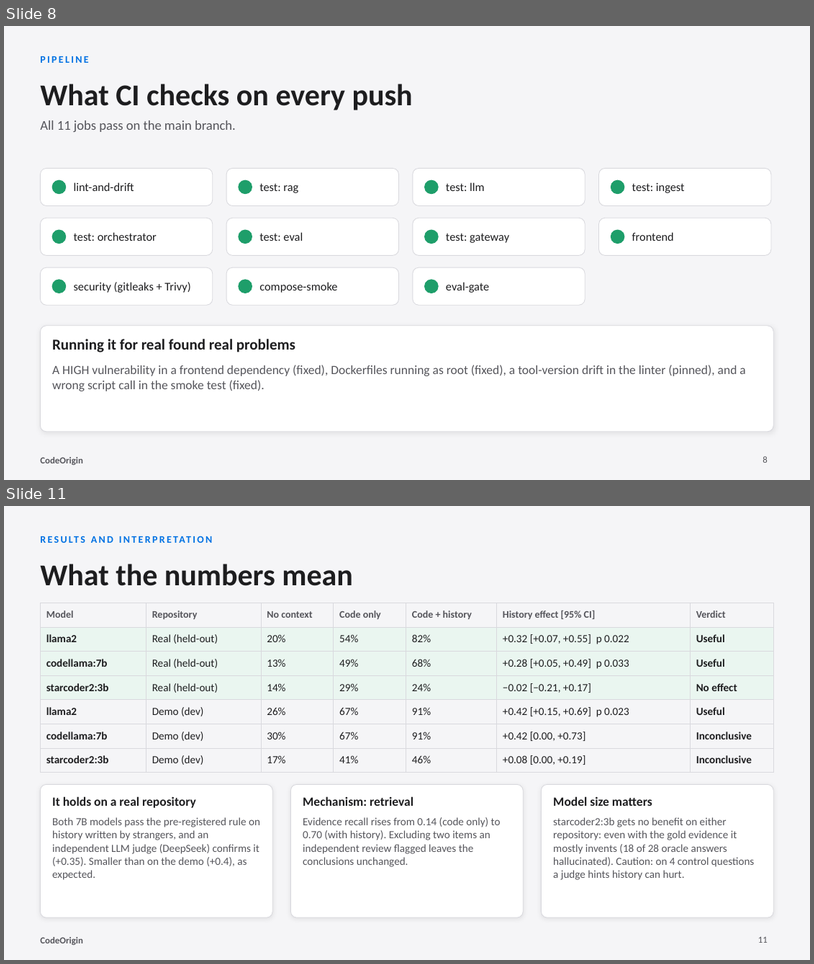
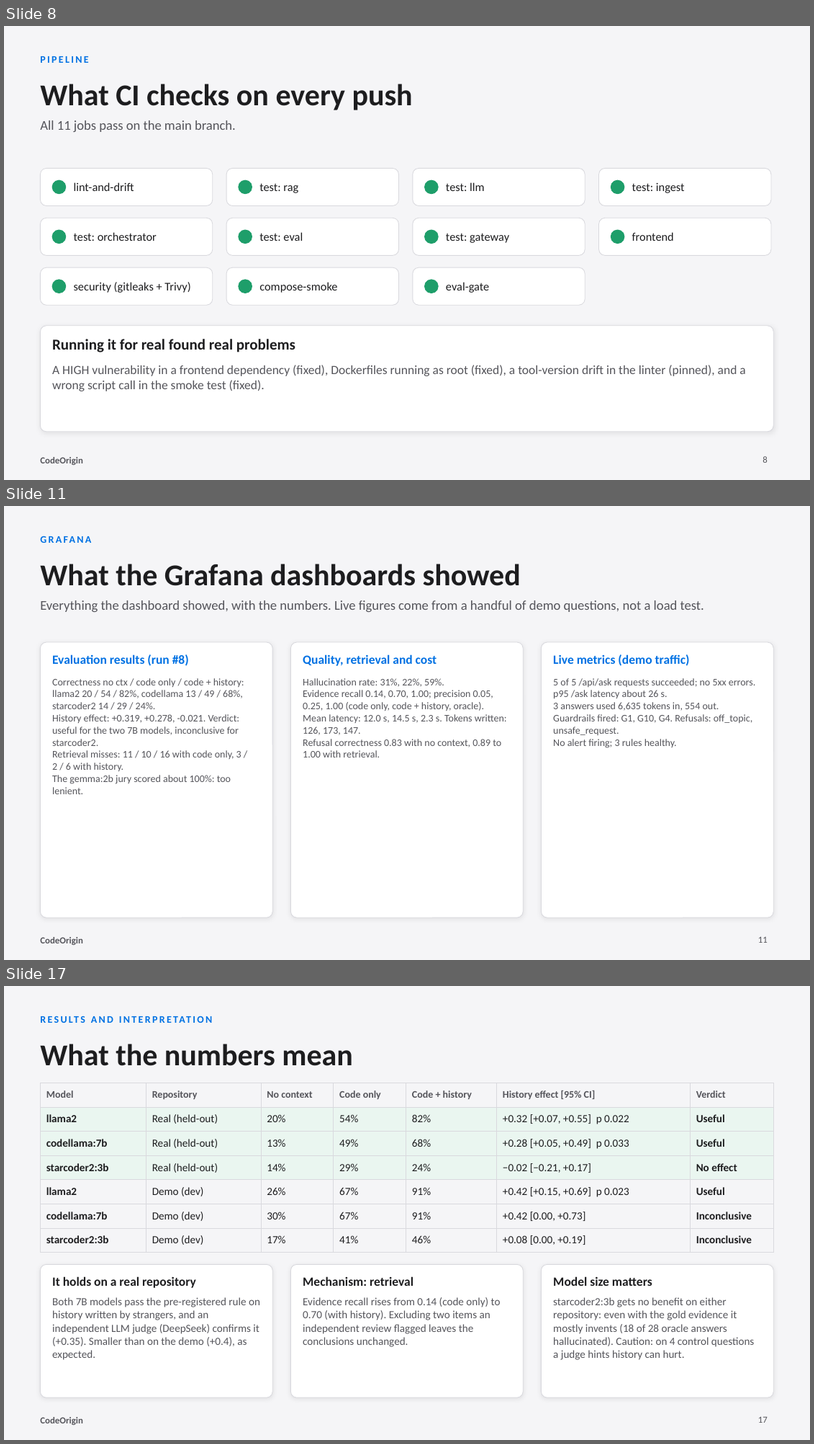
Before and after one commit to IATESPAGHETTI/Code_Origin, a slide deck: docs/CodeOrigin_presentation.pptx. Shown one above the other, each under a label of ours: slides 8 and 11 before the commit, slides 8, 11 and 17 after it; the slides between them are not shown. The pictures are 814x964 and 814x1444 pixels, drawn with LibreOffice and Linux fonts; fonts in the diff are those of the drawing. Boxes give left, top, right and bottom in pixels: in the first picture for what was removed or moved away, otherwise in the second. Text is boxed around its words. In the diff, an @@ line names an element or a change of style, - is before the commit and + after.

```diff
--- a/docs/CodeOrigin_presentation.pptx
+++ b/docs/CodeOrigin_presentation.pptx
@@ slide 11 added at (4,506,810,960), background #F5F5F7; not listed: 1 template element that a slide beside it also shows @@
@@ text added at (40,530,774,548), 12 pt, text #0071E3, bold @@
+GRAFANA
@@ text added at (40,564,521,586), 36 pt, text #1D1D1F, bold @@
+What the Grafana dashboards showed
@@ text added at (40,600,705,612), 16 pt, text #55555B @@
+Everything the dashboard showed, with the numbers. Live figures come from a handful of demo questions, not a load test.
@@ rounded rectangle added at (40,642,273,917), fill #FFFFFF, outline #D9D9DE 0.75 pt @@
@@ text added at (52,654,189,666), 15 pt, text #0071E3, bold @@
+Evaluation results (run #8)
@@ rounded rectangle added at (291,642,523,917), fill #FFFFFF, outline #D9D9DE 0.75 pt @@
@@ text added at (303,654,437,666), 15 pt, text #0071E3, bold @@
+Quality, retrieval and cost
@@ rounded rectangle added at (542,642,774,917), fill #FFFFFF, outline #D9D9DE 0.75 pt @@
@@ text added at (553,654,690,666), 15 pt, text #0071E3, bold @@
+Live metrics (demo traffic)
@@ text added at (52,678,244,794), 12 pt, text #55555B @@
+Correctness no ctx / code only / code + history: llama2 20 / 54 / 82%, codellama 13 / 49 / 68%, starcoder2 14 / 29 / 24%.
+History effect: +0.319, +0.278, -0.021. Verdict: useful for the two 7B models, inconclusive for starcoder2.
+Retrieval misses: 11 / 10 / 16 with code only, 3 / 2 / 6 with history.
+The gemma:2b jury scored about 100%: too lenient.
@@ text added at (303,678,507,757), 12 pt, text #55555B @@
+Hallucination rate: 31%, 22%, 59%.
+Evidence recall 0.14, 0.70, 1.00; precision 0.05, 0.25, 1.00 (code only, code + history, oracle).
+Mean latency: 12.0 s, 14.5 s, 2.3 s. Tokens written: 126, 173, 147.
+Refusal correctness 0.83 with no context, 0.89 to 1.00 with retrieval.
@@ text added at (553,678,756,748), 12 pt, text #55555B @@
+5 of 5 /api/ask requests succeeded; no 5xx errors.
+p95 /ask latency about 26 s.
+3 answers used 6,635 tokens in, 554 out.
+Guardrails fired: G1, G10, G4. Refusals: off_topic, unsafe_request.
+No alert firing; 3 rules healthy.
@@ page number added at (759,937,768,942), 11 pt, text #55555B @@
+11
@@ what was slide 11 is now slide 17 @@
@@ page number at (759,1417,768,1422): text changed @@
-11
+17
```
Also in this commit, not shown: 1 slide changed, 6 other slides added, 1 slide removed, 19 other files.
